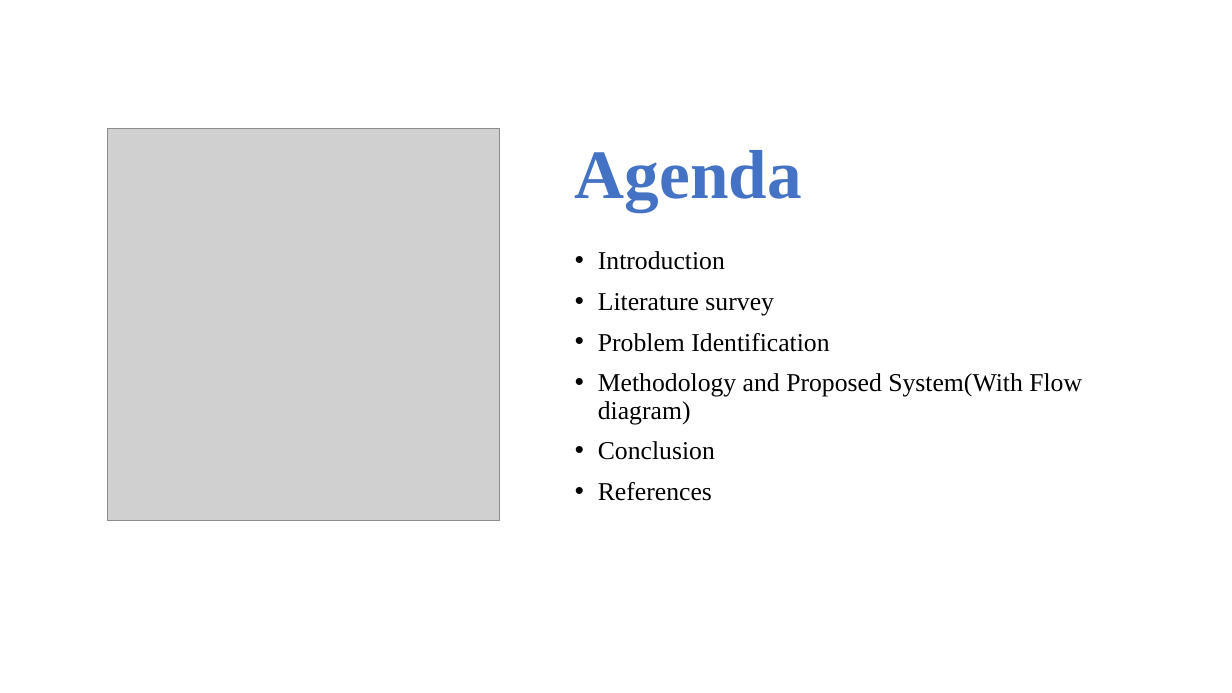
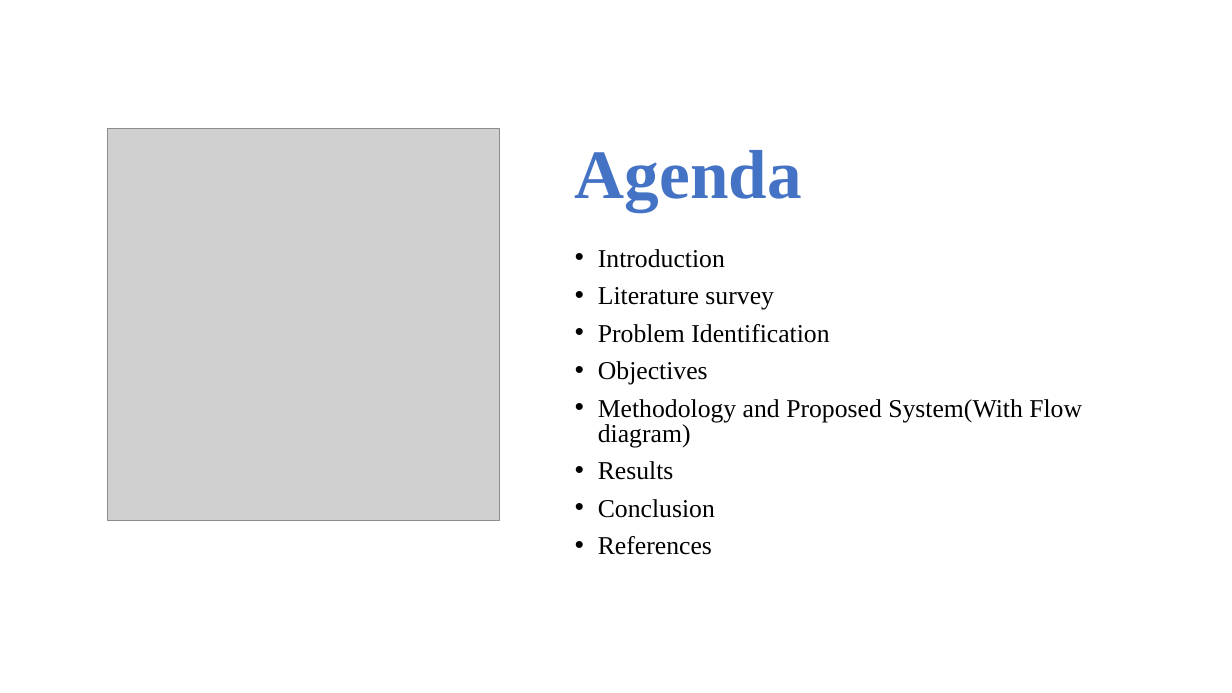
Before and after one commit to SkySingh04/ClassSnap, a slide deck: slide 2 of Documents/ClassSnap.pptx. Drawn at 1232x693 pixels with LibreOffice and Linux fonts; fonts in the diff are those of the drawing; grey boxes stand for pictures. Boxes give left, top, right and bottom in pixels: in the first picture for what was removed or moved away, otherwise in the second. Text is boxed around its words. In the diff, an @@ line names an element or a change of style, - is before the commit and + after.

```diff
--- a/Documents/ClassSnap.pptx
+++ b/Documents/ClassSnap.pptx
@@ text at (x1=598, y1=249, x2=1082, y2=555): line spacing 0.9 to 0.8 @@
@@ text at (x1=598, y1=361, x2=708, y2=385): paragraph added @@
+• Objectives
@@ text at (x1=598, y1=461, x2=674, y2=480): paragraph added @@
+• Results
```
Also in this commit, not shown: 3 other slides changed, 3 slides added.
